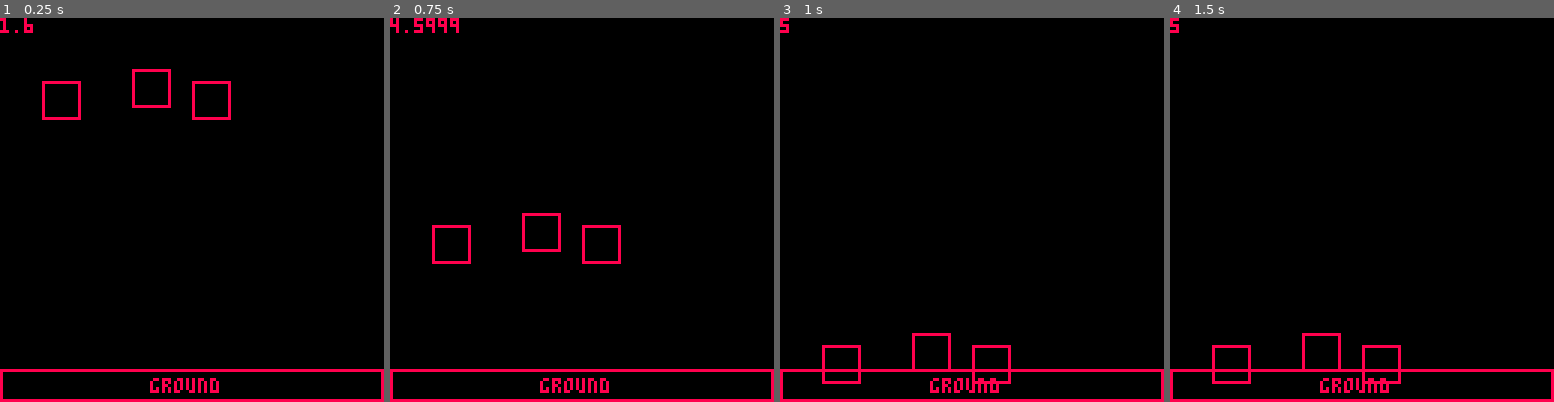
Above: before the commit, frames 1-4 (left to right).
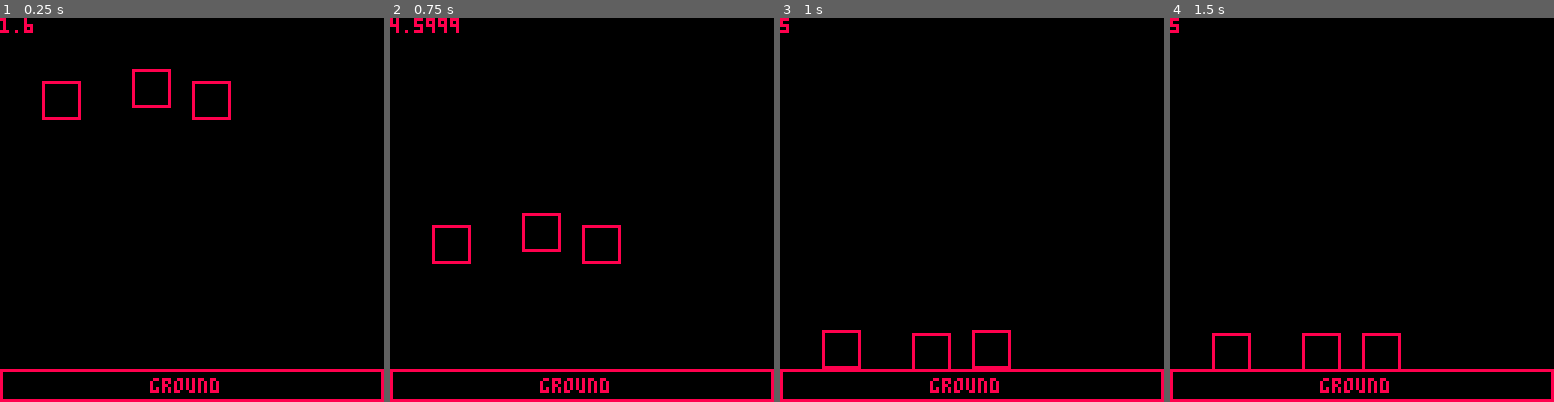
Above: after the commit, the same moments.

Repository: kevylet/PICO-Physics
Game: PICO-8 cartridge physics.p8
The game is run twice, just before and just after one commit, with the same random seed, the same clock (stepped at 60 frames per second) and the same inputs.
Inputs:
- Up to frame 1 (0.25 s): no input
- Up to frame 2 (0.75 s): no input
- Up to frame 3 (1 s): no input
- Up to frame 4 (1.5 s): no input

Frames 1-2 are identical in both runs. In frame 3, 0.7% of the frame differs, in the area x 10-61%, y 81-96%; in frame 4, 0.6%.

Commit message:
keeping objects from moving through floor
also kinda hacky way of making them stop at the floor, but it looks neat.

Diff:
--- a/physics.p8
+++ b/physics.p8
@@ -71,13 +71,40 @@
 end
 
 function collision(b1,b2)
-    if  b1["points"]["x1"] < b2["points"]["x2"] and
-        b1["points"]["x2"] > b2["points"]["x1"] and
-        b1["points"]["y1"] < b2["points"]["y3"] and
-        b1["points"]["y3"] > b2["points"]["y1"] then
-            return 1
+
+   if  b1["points"]["x1"] < b2["points"]["x2"] and
+      b1["points"]["x2"] > b2["points"]["x1"] and
+      b1["points"]["y1"] < b2["points"]["y3"] and
+      b1["points"]["y3"] > b2["points"]["y1"] then
+         return 1
+   else
+      local b1c = copy(b1)
+      local b2c = copy(b2)
+
+      update_box(b1c)
+      update_box(b2c)
+      if b1c["points"]["x1"] < b2c["points"]["x2"] and
+         b1c["points"]["x2"] > b2c["points"]["x1"] and
+         b1c["points"]["y1"] < b2c["points"]["y3"] and
+         b1c["points"]["y3"] > b2c["points"]["y1"] then
+            return 500
+      end
+   end
+   return 0
+end
+
+
+function copy(o)
+  local c
+  if type(o) == 'table' then
+    c = {}
+    for k, v in pairs(o) do
+      c[k] = copy(v)
     end
-    return 0
+  else
+    c = o
+  end
+  return c
 end
 
 function update_box(b)
@@ -94,12 +121,20 @@
 function update_boxes(bxs)
     for b1 in all(bxs) do
         local flag = 0
+        local ob
         for b2 in all(bxs) do
             flag+=collision(b1,b2)
+            ob = b2
         end
         if flag <= 1 then
             apply_gravity(b1)
             update_box(b1)
+        elseif flag >= 500 then
+            b1["velocities"]["vy1"] = 1
+            b1["velocities"]["vy2"] = 1
+            b1["velocities"]["vy3"] = 1
+            b1["velocities"]["vy4"] = 1
+            flag = 1
         end
     end
 end
